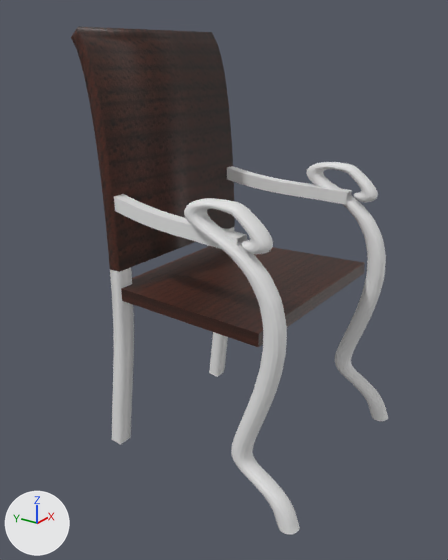
One commit to the Blender file Assets/models/floor_2/bedroom_sw/bedroom_sw_furniture.blend: the scene before it, then after it.
Camera for both pictures: a camera (50 mm lens) standing at (-5.67, 10.41, 15.75) and looking at (-2.92, 12.32, 14.53). Every picture has the same lights, and +X, +Y and +Z are marked at lower left.

In view in the first picture: 'Plane.001', 'chair_arms_wood', 'chair_back_wood', 'chair_legs_rear', 'chair_seat_wood'.
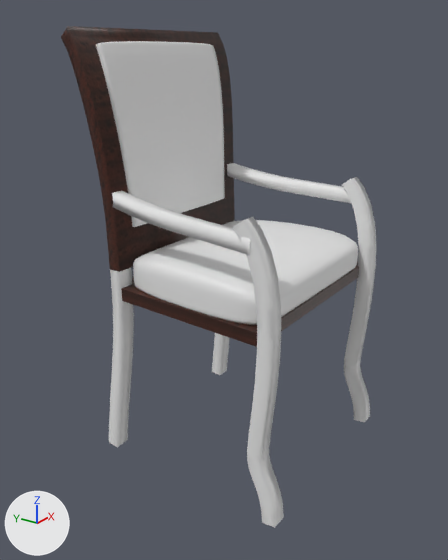
Commit message: bedroom_sw_furniture.blend: chair leg tweaks, cushions added

ob_chair_legs_front_curve is not drawn itself; it is used by a modifier of ob_chair_legs_front.

What changed in the scene script:
```text
Change me_plane_004:
    used by ob_chair_back_wood; location = (-2.795, 12.73, 13.61); rotation_euler = (1.571, 0.0, 0.0), in degrees (90, 0, 0); scale = (0.565, 1.0, 1.0)
    remove me_plane_004.from_pydata(...)  # 218 vertices, 214 faces; spans x -1.0..1.0, y 0.0..1.25, z -0.04..0.03
    add me_plane_004.from_pydata(...)  # 218 vertices, 214 faces; spans x -1.12..1.12, y 0.0..1.25, z -0.04..0.03
    me_plane_004 part 1: 146 of 218 vertices moved; they spanned x -1.0..1.0, y 0.4..1.25, z -0.04..0.03 and now span x -1.12..1.12, y 0.4..1.25, z -0.04..0.03; mean shift (0.0, 0.0, 0.0); largest move (1.0, 1.25, -0.04) -> (1.12, 1.25, -0.04)
Change cu_beziercurve:
    remove _sp.bezier_points.foreach_set('co', [-1.005, 0.158, 0.0, -1.17, 0.113, 0.0, -1.0, 0.0, 0.0, 1.0, 0.0, 0.0, 1.509, 0.164, 0.0])
    remove _sp.bezier_points.foreach_set('handle_left', [-0.943, 0.108, 0.0, -1.041, 0.248, 0.0, -1.152, -0.152, 0.0, 0.717, 0.0, 0.0, 1.31, 0.161, 0.0])
    remove _sp.bezier_points.foreach_set('handle_right', [-1.048, 0.193, 0.0, -1.318, -0.0425, 0.0, -0.557, 0.443, 0.0, 1.283, 0.0, 0.0, 1.718, 0.166, 0.0])
    remove for _p, _l, _r in zip(_sp.bezier_points, ['ALIGNED', 'ALIGNED', 'ALIGNED', 'ALIGNED', 'ALIGNED'], ['ALIGNED', 'ALIGNED', 'ALIGNED', 'ALIGNED', 'ALIGNED']): _p.handle_left_type = _l; _p.handle_right_type = _r
    _sp: cu_beziercurve.splines.new('BEZIER'); _sp.bezier_points.add(4) -> cu_beziercurve.splines.new('BEZIER'); _sp.bezier_points.add(2)
    add _sp.bezier_points.foreach_set('co', [-1.007, 0.0384, 0.0, 0.985, 0.0816, 0.0, 1.509, 0.164, 0.0])
    add _sp.bezier_points.foreach_set('handle_left', [-1.159, -0.113, 0.0, 0.702, 0.0816, 0.0, 1.31, 0.161, 0.0])
    add _sp.bezier_points.foreach_set('handle_right', [-0.653, 0.392, 0.0, 1.241, 0.0816, 0.0, 1.718, 0.166, 0.0])
    add for _p, _l, _r in zip(_sp.bezier_points, ['ALIGNED', 'ALIGNED', 'ALIGNED'], ['ALIGNED', 'ALIGNED', 'ALIGNED']): _p.handle_left_type = _l; _p.handle_right_type = _r
Change ob_chair_legs_front_curve:
    ob_chair_legs_front_curve.location: (-2.795, 11.83, 14.46) -> (-2.795, 12.05, 14.43)
    ob_chair_legs_front_curve.rotation_euler: (-1.571, 1.441, 1.571) -> (-1.571, 1.519, 1.571)  # degrees (-90, 83, 90) -> degrees (-90, 87, 90)
Remove ob_plane_001:
    ob_plane_001 = bpy.data.objects.new('Plane.001', me_plane_007)
Change ob_chair_arms_wood:
    ob_chair_arms_wood.location: (-2.795, 11.501, 14.782) -> (-2.795, 11.385, 14.782)
    ob_chair_arms_wood.scale: (0.0452, 0.0374, 0.47) -> (0.0452, 0.0376, 0.52)
Change ob_chair_legs_rear:
    ob_chair_legs_rear.scale: (0.0452, 0.0376, 0.571) -> (0.0452, 0.0374, 0.571)
Add ob_chair_back_cushion:
    ob_chair_back_cushion = bpy.data.objects.new('chair_back_cushion', me_cube_017)  # 172 vertices, 169 faces; spans x -1.14..1.14, y -1.0..1.0, z -0.65..1.0; modifiers CURVE, SUBSURF
    ob_chair_back_cushion.location = (-2.795, 12.693, 14.203)
    ob_chair_back_cushion.scale = (0.487, -0.02, 0.58)
Add ob_chair_legs_front:
    ob_chair_legs_front = bpy.data.objects.new('chair_legs_front', me_cube_013)  # 384 vertices, 382 faces; spans x 11.51..13.51, y -0.81..0.81, z -1.0..0.88; modifiers CURVE, MIRROR
    ob_chair_legs_front.location = (-2.795, 11.921, 13.66)
    ob_chair_legs_front.rotation_euler = (-0.0782, 0.0, 0.0)  # degrees (-4.5, 0, 0)
    ob_chair_legs_front.scale = (0.0467, 0.0467, 0.829)
Add ob_chair_seat_cushion:
    ob_chair_seat_cushion = bpy.data.objects.new('chair_seat_cushion', me_cube_016)  # 32 vertices, 30 faces; spans x -1.22..1.22, y -1.0..1.0, z -1.0..1.0; modifiers SUBSURF
    ob_chair_seat_cushion.location = (-2.795, 12.237, 14.626)
    ob_chair_seat_cushion.scale = (0.518, 0.474, 0.114)
```

Location of each change, [x1, y1, x2, y2] in pixels of the pictures (448 x 560 px; the box of a moved part takes in the faces that stretch with it):
'chair_back_wood', reshaped (6% wider): before [71, 27, 235, 272]; after [61, 26, 235, 272]
'chair_back_cushion', added: after [96, 41, 225, 227]
'Plane.001', deleted: before [184, 162, 388, 534]
'chair_seat_cushion', added: after [133, 220, 358, 325]
'chair_legs_front', added: after [232, 177, 376, 528]
'chair_arms_wood', moved, rescaled (11% taller): before [114, 166, 352, 249]; after [112, 163, 352, 255]
'chair_legs_rear', rescaled: before [110, 227, 234, 445]; after [109, 267, 230, 447]
part 1 of me_plane_004, moved or reshaped: before [71, 27, 233, 202]; after [61, 26, 233, 202]
'chair_seat_wood', unchanged, covered by the edit: before [121, 246, 365, 347]; after [121, 261, 359, 347]
